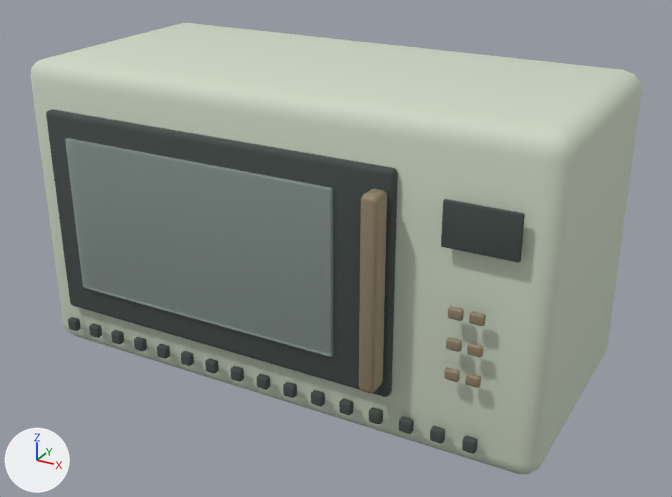
What one commit did to the Blender file assets-source/blender/microwave-hood.blend.
Camera for both pictures: a 50 mm camera at (0.606, -1.056, 0.704) aimed at (0.027, -0.004, 0.177). Every picture has the same lights, and +X, +Y and +Z are marked at lower left. The first picture is the older version.

The older version as bpy lines, for what is in view:
```python
me_cube_865 = bpy.data.meshes.new('Cube.865')
me_cube_865.from_pydata(...)  # 96 vertices, 98 faces; spans x -0.334..0.19, y -0.168..-0.152, z 0.071..0.368
me_cube_865.polygons.foreach_set('use_smooth', [True] * 98)
me_cube_865.materials.append(mat_recesses)  # dark grey #454d4b
me_cube_866 = bpy.data.meshes.new('Cube.866')
me_cube_866.from_pydata(...)  # 96 vertices, 98 faces; spans x -0.296..0.114, y -0.173..-0.167, z 0.112..0.335
me_cube_866.polygons.foreach_set('use_smooth', [True] * 98)
me_cube_866.materials.append(mat_cabinet_glass)  # light grey #d0e3dd
me_cube_868 = bpy.data.meshes.new('Cube.868')
me_cube_868.from_pydata(...)  # 96 vertices, 98 faces; spans x 0.2508..0.342, y -0.1703..-0.1649, z 0.2903..0.3461
me_cube_868.polygons.foreach_set('use_smooth', [True] * 98)
me_cube_868.materials.append(mat_recesses)  # dark grey #454d4b
ob_clock_display = bpy.data.objects.new('clock_display', me_cube_868)
ob_clock_display.location = (0.0, 0.0, 0.0)
ob_dark_door_window = bpy.data.objects.new('dark_door_window', me_cube_865)
ob_dark_door_window.location = (0.0, 0.0, 0.0)
ob_window_inner_glass = bpy.data.objects.new('window_inner_glass', me_cube_866)
ob_window_inner_glass.location = (0.0, 0.0, 0.0)
# also in view: 'vertical_door_handle' at (0.175, -0.184, 0.219); 'enamel_microwave_body' at (0.0, 0.022, 0.215)
```
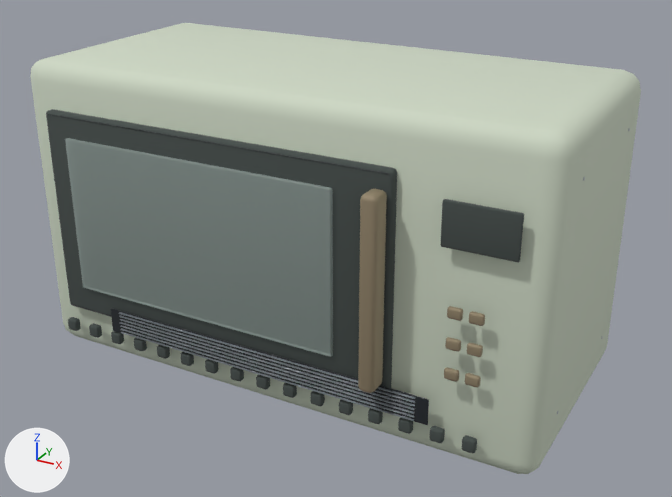
Boxes (x1, y1, x2, y2) around the edits, measured in the pictures (672 x 497 px):
'Inset ventilation panel', added: after (110, 308, 429, 425)
'Individual louver.003', added: after (120, 322, 415, 410)
'Individual louver.002', added: after (120, 325, 415, 414)
'Individual louver.001', added: after (120, 328, 414, 418)
'Individual louver', added: after (121, 332, 414, 421)
'Individual louver.004', added: after (119, 319, 415, 406)
'Individual louver.005', added: after (119, 315, 415, 403)
'Individual louver.006', added: after (119, 312, 415, 399)

Edits to the bpy script that builds the scene:
```text
Add mat_brushed_stainless_steel:
    mat_brushed_stainless_steel = principled_material('brushed-stainless-steel')
    mat_brushed_stainless_steel.base_color = (0.43, 0.48, 0.52)  # light grey #afb8bf
    mat_brushed_stainless_steel.metallic = 0.78
    mat_brushed_stainless_steel.roughness = 0.32
Add mat_black_enamel:
    mat_black_enamel = principled_material('black-enamel')
    mat_black_enamel.base_color = (0.015, 0.019, 0.024)  # black #21262b
    mat_black_enamel.roughness = 0.38
Add me_cube_042:
    me_cube_042.from_pydata(...)  # 96 vertices, 98 faces; spans x -0.23..0.229, y -0.175..-0.172, z 0.088..0.089
    me_cube_042.materials.append(mat_brushed_stainless_steel)  # light grey #afb8bf
Add me_cube_041:
    me_cube_041.from_pydata(...)  # 96 vertices, 98 faces; spans x -0.23..0.229, y -0.175..-0.172, z 0.083..0.084
    me_cube_041.materials.append(mat_brushed_stainless_steel)  # light grey #afb8bf
Add me_cube_040:
    me_cube_040.from_pydata(...)  # 96 vertices, 98 faces; spans x -0.23..0.229, y -0.175..-0.172, z 0.078..0.079
    me_cube_040.materials.append(mat_brushed_stainless_steel)  # light grey #afb8bf
Add me_cube_039:
    me_cube_039.from_pydata(...)  # 96 vertices, 98 faces; spans x -0.23..0.229, y -0.175..-0.172, z 0.072..0.074
    me_cube_039.materials.append(mat_brushed_stainless_steel)  # light grey #afb8bf
Add me_cube_038:
    me_cube_038.from_pydata(...)  # 96 vertices, 98 faces; spans x -0.23..0.229, y -0.175..-0.172, z 0.067..0.069
    me_cube_038.materials.append(mat_brushed_stainless_steel)  # light grey #afb8bf
Add me_cube_037:
    me_cube_037.from_pydata(...)  # 96 vertices, 98 faces; spans x -0.23..0.229, y -0.175..-0.172, z 0.062..0.063
    me_cube_037.materials.append(mat_brushed_stainless_steel)  # light grey #afb8bf
Add me_cube_036:
    me_cube_036.from_pydata(...)  # 96 vertices, 98 faces; spans x -0.23..0.229, y -0.175..-0.172, z 0.057..0.058
    me_cube_036.materials.append(mat_brushed_stainless_steel)  # light grey #afb8bf
Add me_cube_035:
    me_cube_035.from_pydata(...)  # 96 vertices, 98 faces; spans x -0.247..0.246, y -0.173..-0.171, z 0.055..0.091
    me_cube_035.materials.append(mat_black_enamel)  # black #21262b
Add ob_individual_louver_006:
    ob_individual_louver_006 = bpy.data.objects.new('Individual louver.006', me_cube_042)
    ob_individual_louver_006.location = (0.0, 0.0, 0.0)
Add ob_individual_louver_005:
    ob_individual_louver_005 = bpy.data.objects.new('Individual louver.005', me_cube_041)
    ob_individual_louver_005.location = (0.0, 0.0, 0.0)
Add ob_individual_louver_004:
    ob_individual_louver_004 = bpy.data.objects.new('Individual louver.004', me_cube_040)
    ob_individual_louver_004.location = (0.0, 0.0, 0.0)
Add ob_individual_louver_003:
    ob_individual_louver_003 = bpy.data.objects.new('Individual louver.003', me_cube_039)
    ob_individual_louver_003.location = (0.0, 0.0, 0.0)
Add ob_individual_louver_002:
    ob_individual_louver_002 = bpy.data.objects.new('Individual louver.002', me_cube_038)
    ob_individual_louver_002.location = (0.0, 0.0, 0.0)
Add ob_individual_louver_001:
    ob_individual_louver_001 = bpy.data.objects.new('Individual louver.001', me_cube_037)
    ob_individual_louver_001.location = (0.0, 0.0, 0.0)
Add ob_individual_louver:
    ob_individual_louver = bpy.data.objects.new('Individual louver', me_cube_036)
    ob_individual_louver.location = (0.0, 0.0, 0.0)
Add ob_inset_ventilation_panel:
    ob_inset_ventilation_panel = bpy.data.objects.new('Inset ventilation panel', me_cube_035)
    ob_inset_ventilation_panel.location = (0.0, 0.0, 0.0)
```
